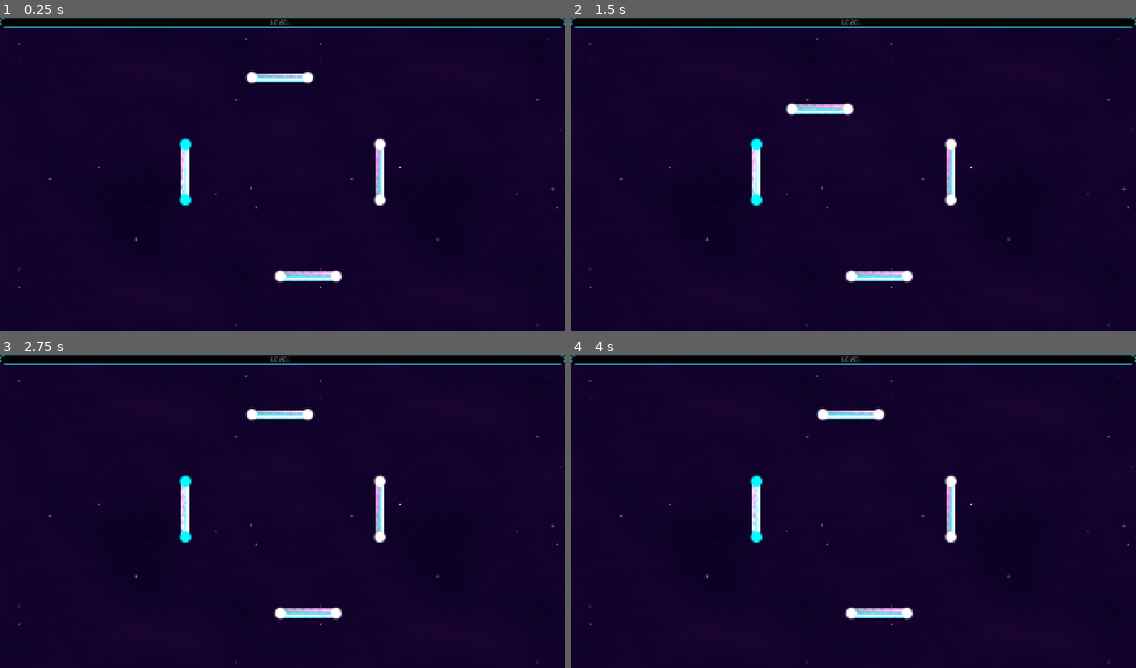
Above: before the commit, frames 1-4 (two rows, left to right).
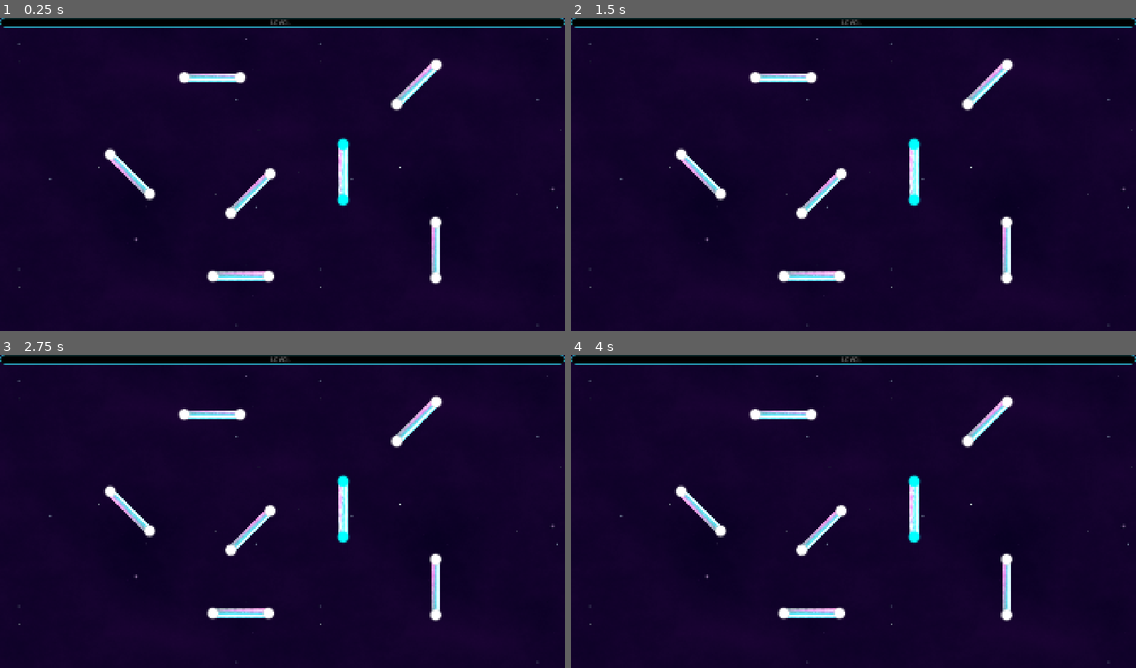
Above: after the commit, the same moments.

Repository: CarlesRa/Harmony-Waves
Game: Godot game, scene res://scenes/main_game.tscn
Same seed, same stepped clock (60 frames per second), same inputs: the game is played once before the commit and once after it. The project has no main scene, so this scene is started directly. Sound files missing from this copy of the repository are replaced by a short silence.
Inputs (mouse positions are in pixels of both pictures, inside the frame that each line leads up to):
- Up to frame 1 (0.25 s): no input
- Up to frame 2 (1.5 s): drag from (757, 171) to (853, 77) at 0.52 s; drag from (853, 77) to (757, 171) at 1.27 s
- Up to frame 3 (2.75 s): move the mouse to (310, 614) at 2.02 s; click (310, 614) at 2.17 s
- Up to frame 4 (4 s): drag from (949, 508) to (757, 480) at 2.77 s; move the mouse to (1023, 561) at 3.52 s; click (1023, 561) at 3.67 s

The runs differ from the first frame. In frame 1, 4.0% of the frame differs, in the area x 18-79%, y 12-86%; in frame 2, 4.1%; in frame 3, 4.0%; in frame 4, 4.0%.

Commit message:
not return to original position if no is collaiding

Diff:
--- a/default_bus_layout.tres
+++ b/default_bus_layout.tres
@@ -1,9 +1,3 @@
 [gd_resource type="AudioBusLayout" format=3 uid="uid://k74mxj57utw5"]
 
 [resource]
-bus/1/name = &"SFX"
-bus/1/solo = false
-bus/1/mute = false
-bus/1/bypass_fx = false
-bus/1/volume_db = 0.0
-bus/1/send = &"Master"
--- a/scenes/levels/level_01.tscn
+++ b/scenes/levels/level_01.tscn
@@ -11,7 +11,7 @@
 script = ExtResource("1_qdh5e")
 
 [node name="WavePiece" parent="." instance=ExtResource("1_m802k")]
-position = Vector2(416, 288)
+position = Vector2(796, 288)
 is_piece_connected = true
 music_stream = ExtResource("3_50wog")
 C1_connector_id = -1
@@ -37,9 +37,33 @@
 C2_target_id = 4
 
 [node name="WavePiece4" parent="." instance=ExtResource("1_m802k")]
-position = Vector2(744, 288)
+position = Vector2(952, 420)
 music_stream = ExtResource("6_50wog")
 C1_connector_id = 4
 C1_target_id = -1
 C2_connector_id = 5
 C2_target_id = -1
+
+[node name="Fake_piece_01" parent="." instance=ExtResource("1_m802k")]
+position = Vector2(436, 292)
+rotation = -0.7853982
+C1_connector_id = -10
+C1_target_id = -10
+C2_connector_id = -10
+C2_target_id = -10
+
+[node name="Fake_piece_02" parent="." instance=ExtResource("1_m802k")]
+position = Vector2(640, 324)
+rotation = 0.7853982
+C1_connector_id = -10
+C1_target_id = -10
+C2_connector_id = -10
+C2_target_id = -10
+
+[node name="Fake_piece_03" parent="." instance=ExtResource("1_m802k")]
+position = Vector2(920, 140.00003)
+rotation = 0.7853982
+C1_connector_id = -10
+C1_target_id = -10
+C2_connector_id = -10
+C2_target_id = -10
--- a/scripts/shared/wave_piece.gd
+++ b/scripts/shared/wave_piece.gd
@@ -121,9 +121,7 @@
 func _end_drag() -> void:
 	if not is_dragging: return
 	z_index = 0
-	var connected: bool = _try_snap_on_release()
-	if not connected:
-		_return_to_original_position()
+	_try_snap_on_release()
 	if drag_sound:
 		AudioManager.stop_sfx(drag_sound)
 	is_dragging = false
@@ -142,6 +140,7 @@
 			valid_connections.append(info)
 
 	if valid_connections.is_empty():
+		_return_to_original_position()
 		return false
 
 	var first_connection = valid_connections[0]
